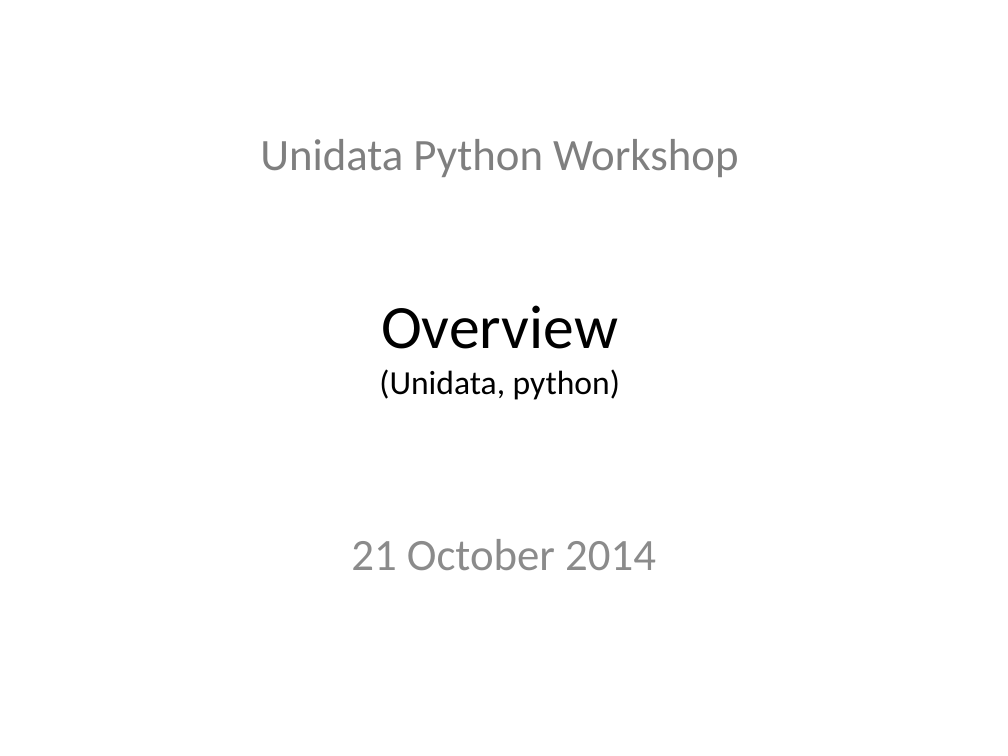
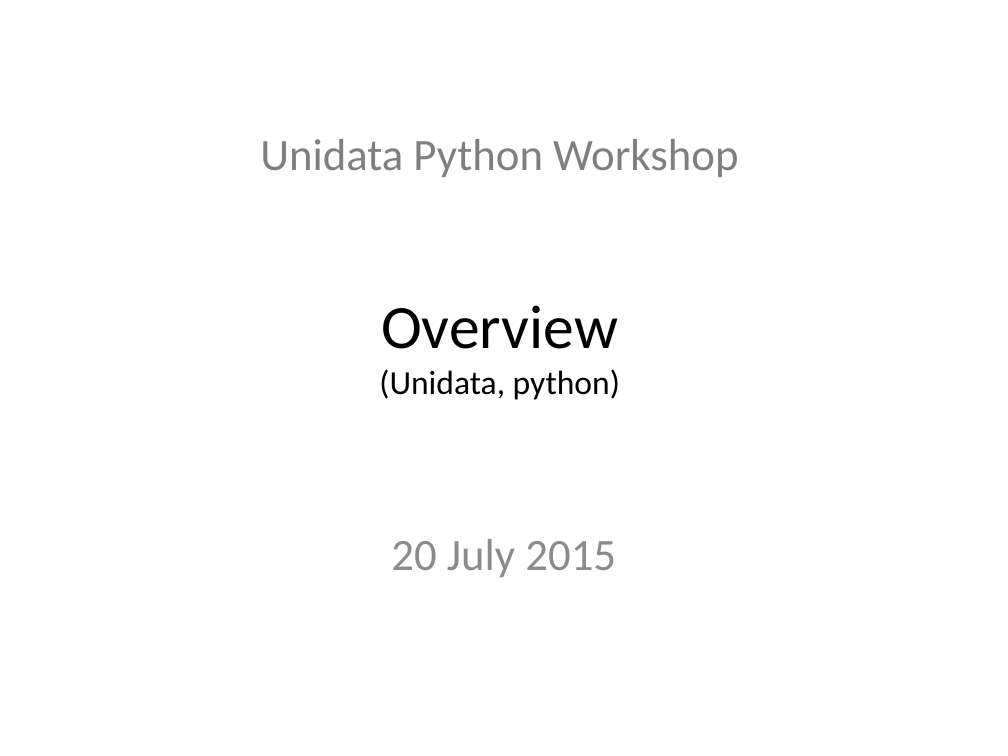
Before and after one commit to Unidata/python-workshop, a slide deck: slide 1 of presentations/Overview.pptx. Drawn at 1008x756 pixels with LibreOffice and Linux fonts; fonts in the diff are those of the drawing; background and template pictures are left out. Boxes give left, top, right and bottom in pixels: in the first picture for what was removed or moved away, otherwise in the second. Text is boxed around its words. In the diff, an @@ line names an element or a change of style, - is before the commit and + after.

Commit message:
Updated overview slides.

```diff
--- a/presentations/Overview.pptx
+++ b/presentations/Overview.pptx
@@ subtitle at [391,539,616,577]: text changed @@
-21 October 2014
+20 July 2015
```
Also in this commit, not shown: 3 other slides changed, 1 other file.
